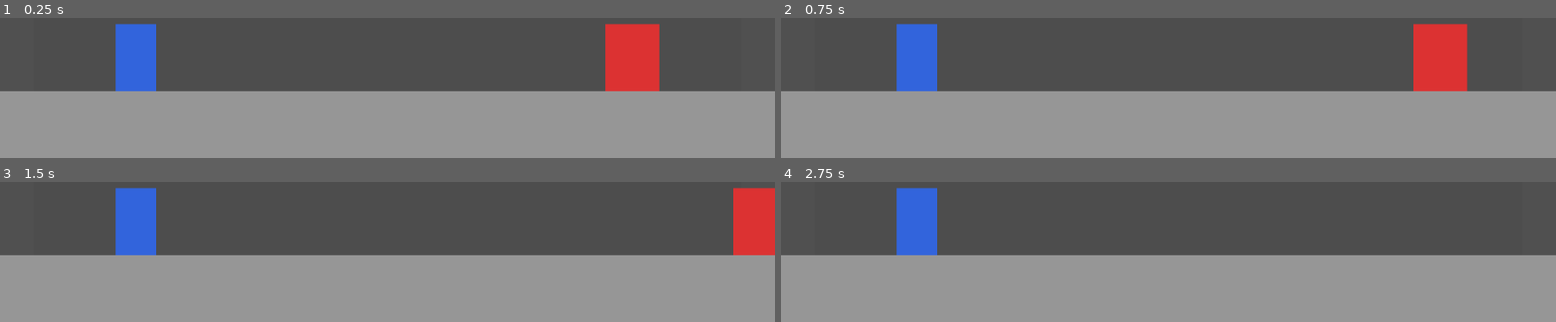
Above: before the commit, frames 1-4 (two rows, left to right).
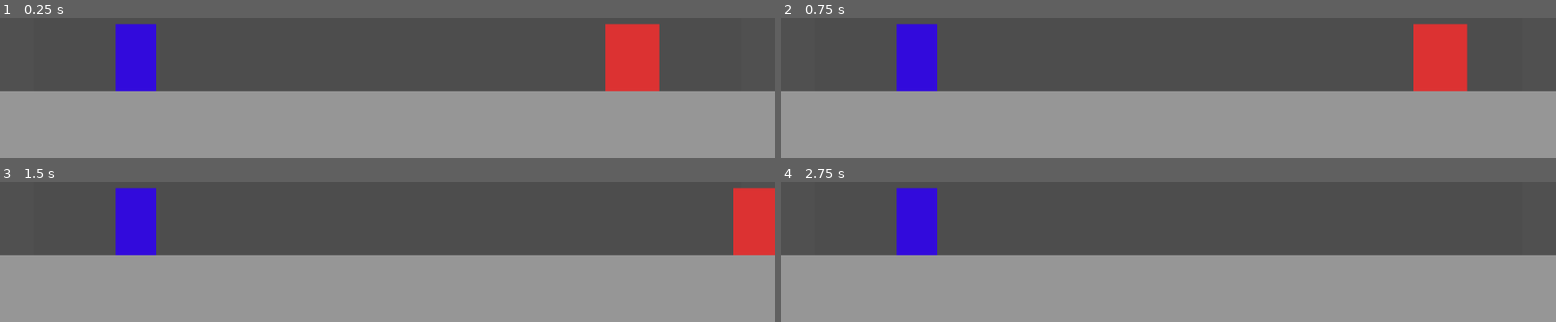
Above: after the commit, the same moments.

Repository: Mausinator08/project-anti-hero
Game: Godot game, scene res://scenes/main.tscn
The game is run twice, just before and just after one commit, with the same random seed, the same clock (stepped at 60 frames per second) and the same inputs.
Inputs:
- Up to frame 1 (0.25 s): no input
- Up to frame 2 (0.75 s): tap Enter at 0.5 s; hold D (move_right) from 0.53 s (still down)
- Up to frame 3 (1.5 s): keep holding D (move_right)
- Up to frame 4 (2.75 s): release D (move_right) at 2.03 s; hold A (move_left) from 2.03 s (still down)

The runs differ from the first frame. In frame 1, 2.5% of the frame differs, in the area x 14-21%, y 4-53%; in frame 2, 2.5%; in frame 3, 2.5%; in frame 4, 2.5%.

Commit message:
Phase 3 hero physics body and boss facing direction

Diff:
--- a/scenes/main.tscn
+++ b/scenes/main.tscn
@@ -1,12 +1,16 @@
 [gd_scene format=3 uid="uid://bnd2lionocv2l"]
 
 [ext_resource type="Script" uid="uid://bt6flu3ddywmt" path="res://scripts/Boss.gd" id="1_o5qli"]
+[ext_resource type="Script" uid="uid://dsnoap8b886dc" path="res://scripts/Hero.gd" id="2_0wfyh"]
 
 [sub_resource type="RectangleShape2D" id="RectangleShape2D_sgp6g"]
 size = Vector2(1152, 100)
 
 [sub_resource type="RectangleShape2D" id="RectangleShape2D_o5qli"]
 size = Vector2(80, 100)
+
+[sub_resource type="RectangleShape2D" id="RectangleShape2D_0wfyh"]
+size = Vector2(60, 100)
 
 [node name="Main" type="Node2D" unique_id=1128687661]
 
@@ -37,13 +41,6 @@
 position = Vector2(576, 50)
 shape = SubResource("RectangleShape2D_sgp6g")
 
-[node name="Hero" type="ColorRect" parent="." unique_id=1178701282]
-offset_left = 172.0
-offset_top = 448.0
-offset_right = 232.0
-offset_bottom = 548.0
-color = Color(0.19607843, 0.39215687, 0.8627451, 1)
-
 [node name="Camera2D" type="Camera2D" parent="." unique_id=1893312184]
 offset = Vector2(576, 324)
 
@@ -59,3 +56,16 @@
 [node name="CollisionShape2D" type="CollisionShape2D" parent="Boss" unique_id=1486249558]
 position = Vector2(40, 50)
 shape = SubResource("RectangleShape2D_o5qli")
+
+[node name="Hero" type="CharacterBody2D" parent="." unique_id=815339252]
+position = Vector2(172, 448)
+script = ExtResource("2_0wfyh")
+
+[node name="HeroColor" type="ColorRect" parent="Hero" unique_id=2135214249]
+offset_right = 60.0
+offset_bottom = 100.0
+color = Color(0.19607843, 0.039215688, 0.8627451, 1)
+
+[node name="CollisionShape2D" type="CollisionShape2D" parent="Hero" unique_id=731190279]
+position = Vector2(30, 50)
+shape = SubResource("RectangleShape2D_0wfyh")
--- a/scripts/Boss.gd
+++ b/scripts/Boss.gd
@@ -3,19 +3,27 @@
 const SPEED = 200.0
 const GRAVITY = 980.0
 
+# 1 means facing right, -1 means facing left.
+# Boss starts on the right side of the screen, facing left toward the Hero.
+var facing_direction: int = -1
+
 func _physics_process(delta: float) -> void:
-	# Pull the boss downward when not standing on something
+	# Apply gravity when not standing on something
 	if not is_on_floor():
 		velocity.y += GRAVITY * delta
 
-	# Check keyboard input for left/right movement
+	# Read keyboard input
 	var direction := 0
 	if Input.is_action_pressed("move_left"):
 		direction = -1
 	elif Input.is_action_pressed("move_right"):
 		direction = 1
 
+	# Update facing direction whenever the Boss moves
+	if direction != 0:
+		facing_direction = direction
+
 	velocity.x = direction * SPEED
 
-	# Move the body and automatically handle collisions
+	# Move and handle collisions
 	move_and_slide()
--- /dev/null
+++ b/scripts/Hero.gd
@@ -0,0 +1,11 @@
+extends CharacterBody2D
+
+const GRAVITY = 980.0
+
+func _physics_process(delta: float) -> void:
+	# Pull Hero downward when not standing on something
+	if not is_on_floor():
+		velocity.y += GRAVITY * delta
+
+	# Move and handle collisions. No input yet — Hero just stands there.
+	move_and_slide()
Not shown, added: scripts/Hero.gd.uid
